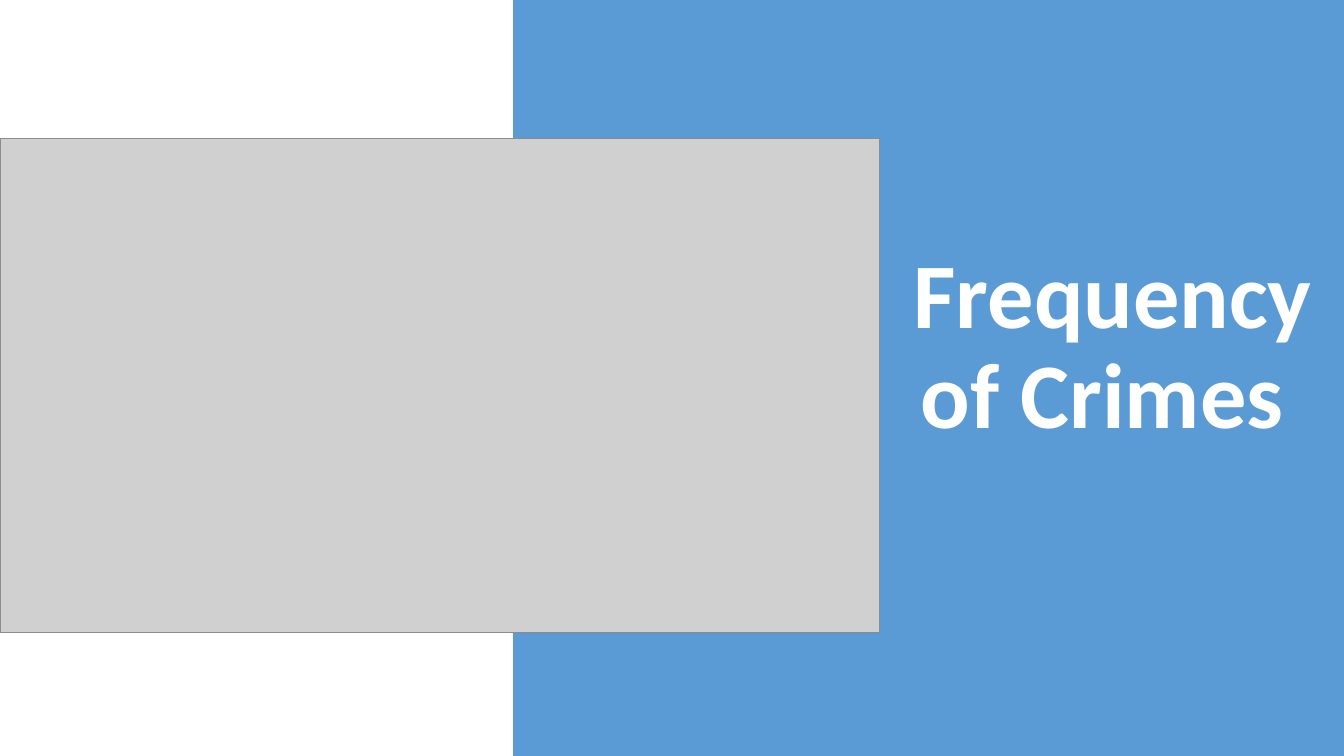
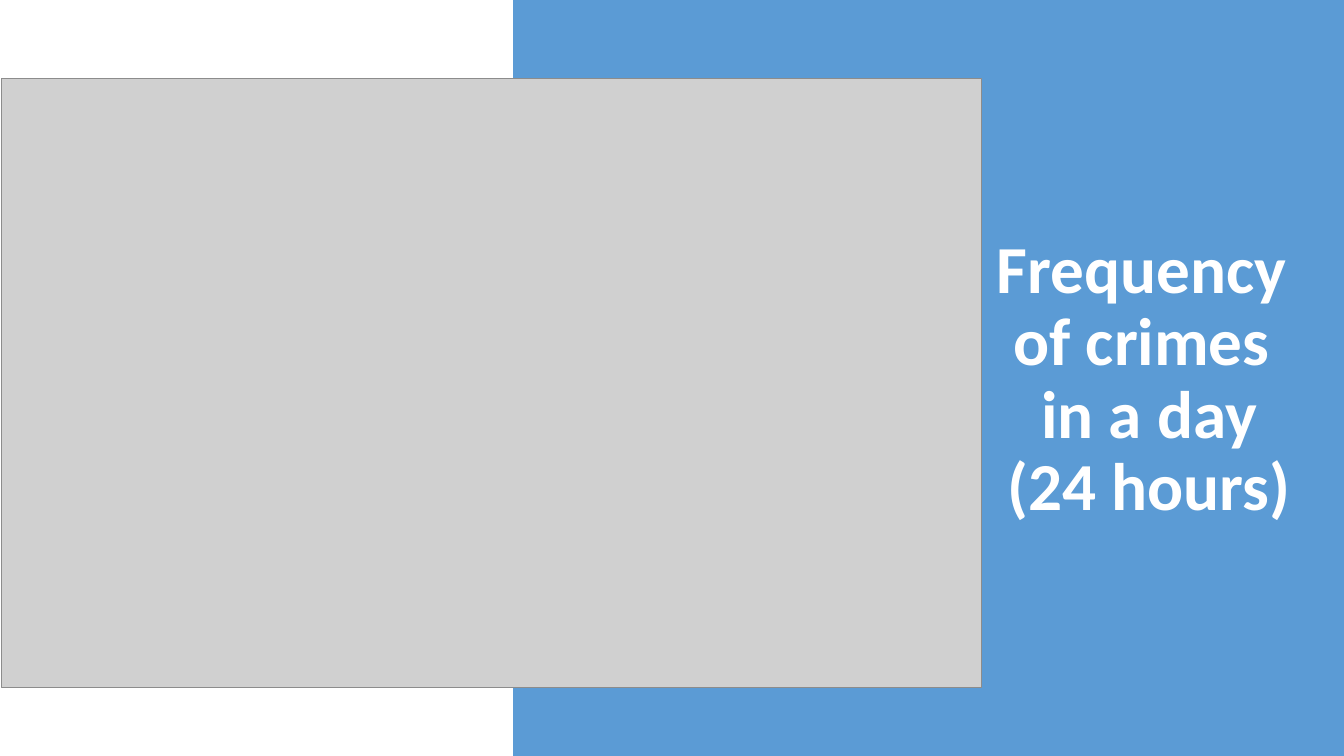
Before and after one commit to neha-nayeem/Project-01, a slide deck: slide 9 of Presentation - Project 01.pptx (slide 10 before the commit). Drawn at 1344x756 pixels with LibreOffice and Linux fonts; fonts in the diff are those of the drawing; grey boxes stand for pictures. Boxes give left, top, right and bottom in pixels: in the first picture for what was removed or moved away, otherwise in the second. Text is boxed around its words. In the diff, an @@ line names an element or a change of style, - is before the commit and + after.

Commit message:
Updated PPT file
Pic size / alignment changed

```diff
--- a/Presentation - Project 01.pptx
+++ b/Presentation - Project 01.pptx
@@ picture: place and size @@
-picture at (0,138,879,633)
+picture at (2,79,982,688)
@@ title at (997,249,1291,520): text changed; size 66 to 48 pt @@
-Frequency of Crimes
+Frequency
+of crimes
+in a day
+(24 hours)
```
Also in this commit, not shown: 8 other slides changed, 1 slide added, 1 slide removed.
